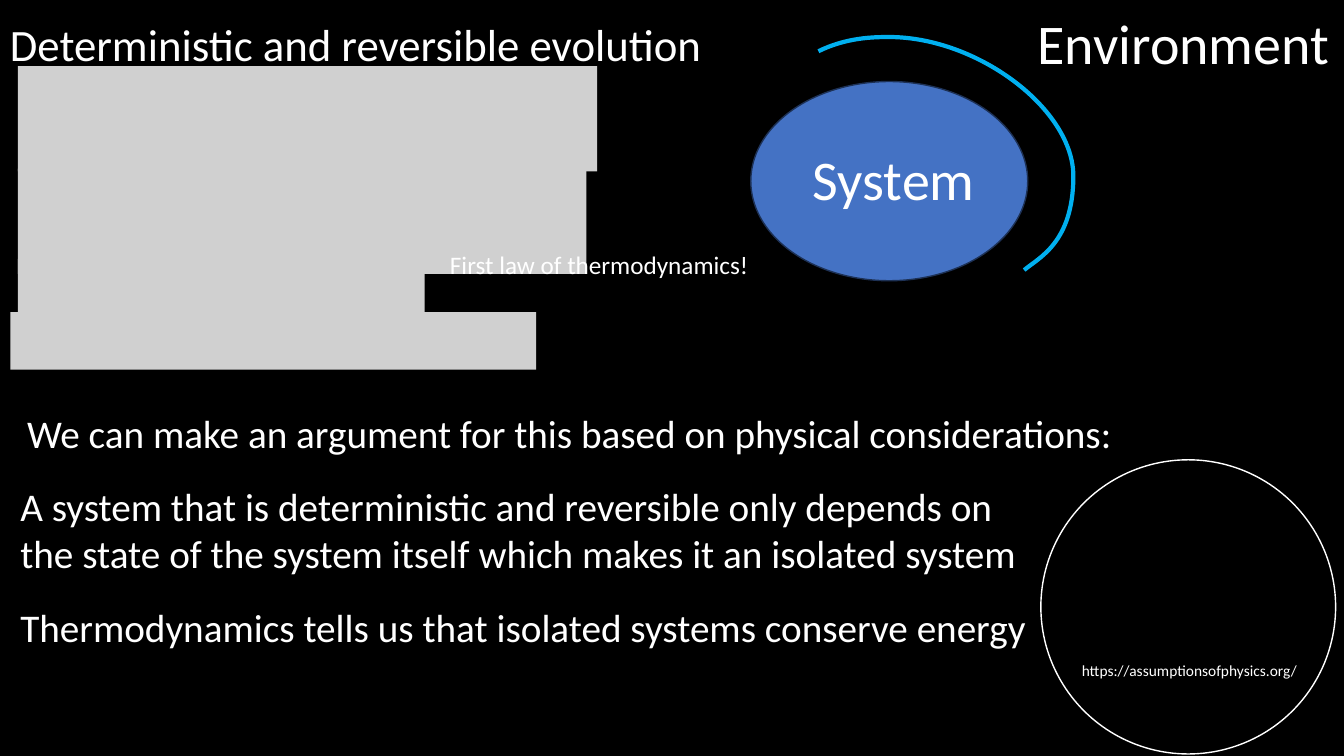
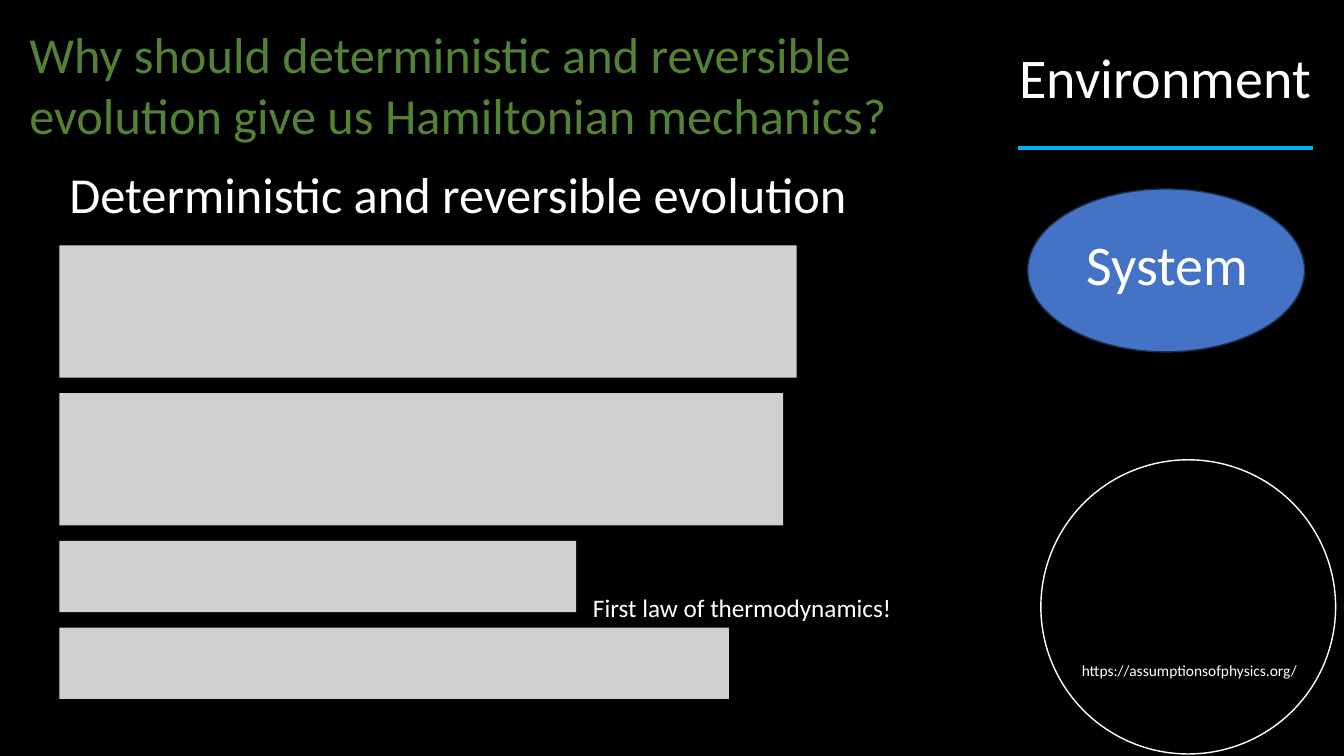
Before and after one commit to assumptionsofphysics/slides, a slide deck: slide 31 of BookCompanions-v2/RP-Class-3.pptx (slide 32 before the commit). Drawn at 1344x756 pixels with LibreOffice and Linux fonts; fonts in the diff are those of the drawing; grey boxes stand for pictures; background and template pictures are left out. Boxes give left, top, right and bottom in pixels: in the first picture for what was removed or moved away, otherwise in the second. Text is boxed around its words. In the diff, an @@ line names an element or a change of style, - is before the commit and + after.

```diff
--- a/BookCompanions-v2/RP-Class-3.pptx
+++ b/BookCompanions-v2/RP-Class-3.pptx
@@ text added at [29, 38, 886, 143], 36 pt, text #548235 @@
+Why should deterministic and reversible evolution give us Hamiltonian mechanics?
@@ freeform shape removed at [819, 37, 1074, 270] @@
@@ text "Environment": place and size @@
-text "Environment" at [1038, 25, 1329, 65]
+text "Environment" at [1019, 59, 1310, 99]
@@ picture removed at [18, 67, 598, 171] @@
@@ line added from (1018, 148) to (1314, 148), #00B0F0 3 pt @@
@@ picture removed at [18, 168, 587, 273] @@
@@ text "Deterministic and reversible evolution": place and size @@
-text "Deterministic and reversible evolution" at [10, 30, 701, 73]
+text "Deterministic and reversible evolution" at [69, 178, 847, 214]
@@ text "Deterministic and reversible evolution" at [69, 178, 847, 214]: size 32 to 36 pt @@
@@ ellipse: place and size @@
-ellipse at [751, 82, 1028, 281]
+ellipse at [1028, 189, 1306, 352]
@@ text "System": place and size @@
-text "System" at [813, 163, 975, 209]
+text "System" at [1087, 248, 1249, 294]
@@ picture removed at [18, 259, 424, 317] @@
@@ picture added at [59, 245, 797, 377] @@
@@ picture removed at [10, 313, 536, 370] @@
@@ picture added at [59, 393, 783, 525] @@
@@ text removed at [27, 420, 1111, 455] @@
-We can make an argument for this based on physical considerations:
@@ text removed at [20, 493, 1015, 575] @@
-A system that is deterministic and reversible only depends on
-the state of the system itself which makes it an isolated system
@@ picture added at [59, 541, 576, 613] @@
@@ text "First law of thermodynamics!" rewrapped from [450, 253, 748, 280] to [593, 599, 891, 621] @@
@@ text removed at [20, 614, 1026, 649] @@
-Thermodynamics tells us that isolated systems conserve energy
@@ picture added at [59, 628, 729, 700] @@
```
Also in this commit, not shown: 5 other slides changed, 2 slides removed, 1 other file.
